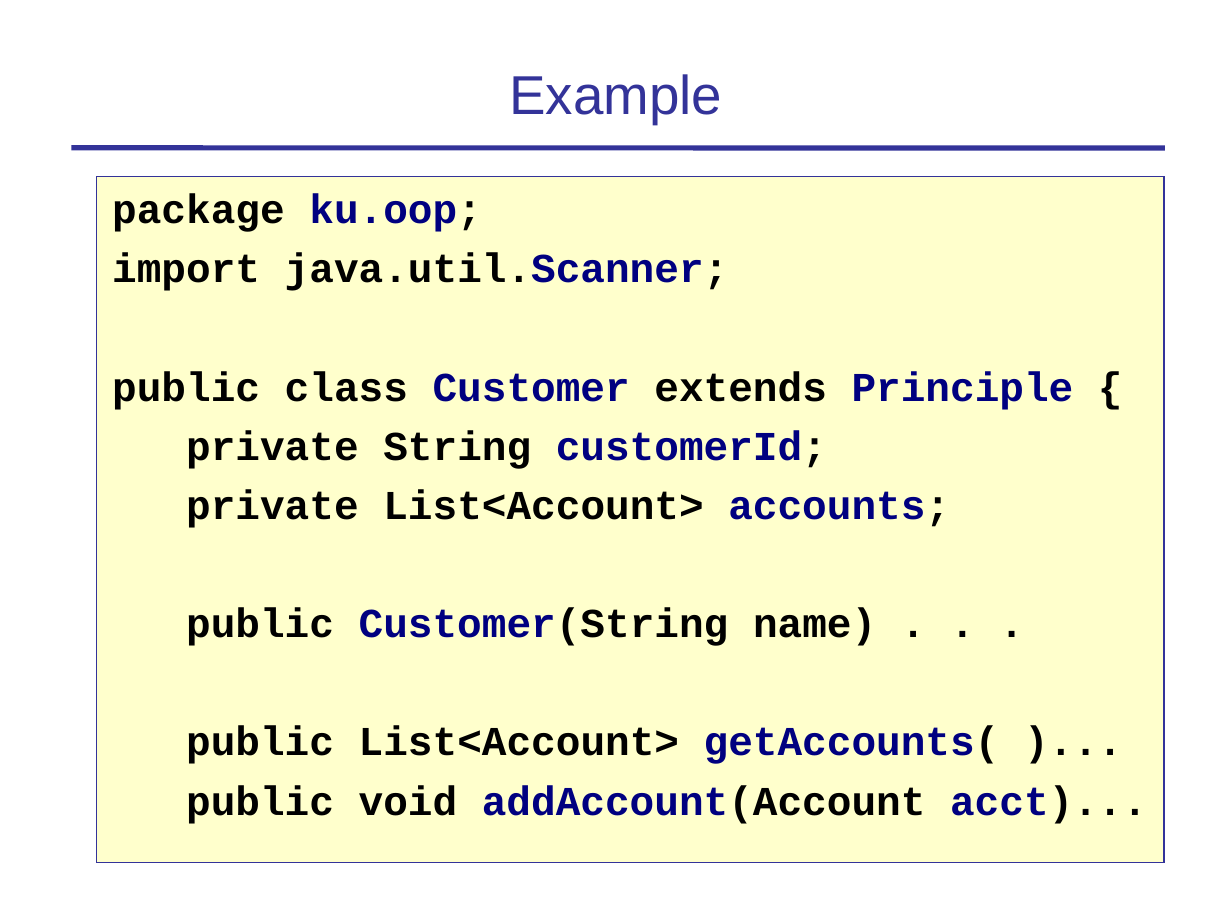
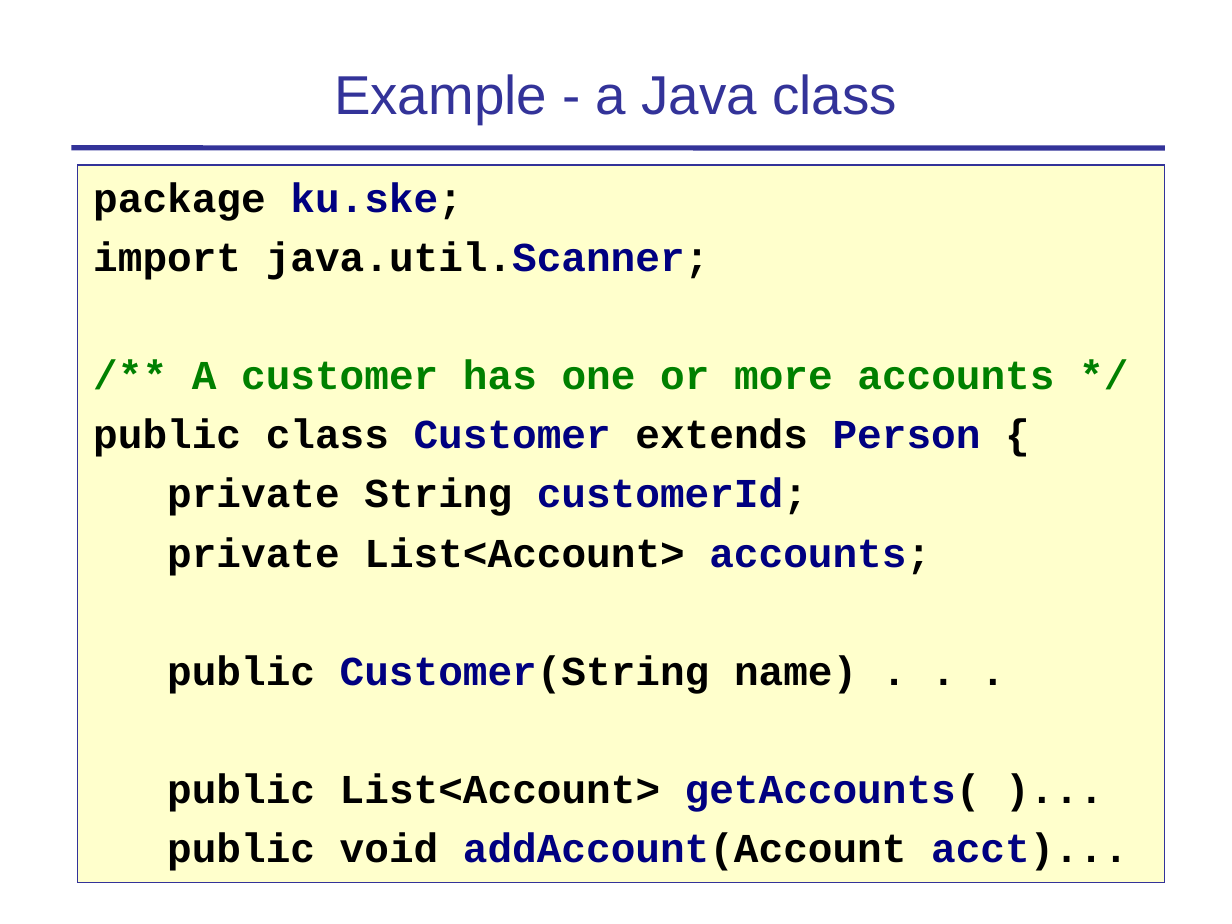
Before and after one commit to skeoop/skeoop.github.io, a slide deck: slide 3 of intro/Coding-Standard-and-Javadoc.ppt. Drawn at 1232x924 pixels with LibreOffice and Linux fonts; fonts in the diff are those of the drawing. Boxes give left, top, right and bottom in pixels: in the first picture for what was removed or moved away, otherwise in the second. Text is boxed around its words. In the diff, an @@ line names an element or a change of style, - is before the commit and + after.

Commit message:
update slides on prog structure, packages, and suggested Learning

```diff
--- a/intro/Coding-Standard-and-Javadoc.ppt
+++ b/intro/Coding-Standard-and-Javadoc.ppt
@@ title at box(334, 74, 897, 124): text changed @@
-Example
+Example - a Java class
@@ rectangle "package ku.ske;": place and size @@
-rectangle "package ku.ske;" at box(97, 176, 1164, 862)
+rectangle "package ku.ske;" at box(78, 165, 1164, 883)
@@ text in rectangle at box(93, 182, 462, 221): text changed @@
-package ku.oop;
+package ku.ske;
@@ text in rectangle at box(93, 359, 1054, 457): text changed; text colour #000000 to #008000 @@
-public class Customer extends Principle {
+/** A customer has one or more accounts */
+public class Customer extends Person {
```
Also in this commit, not shown: 8 other slides changed, 3 slides added, 12 other files.
